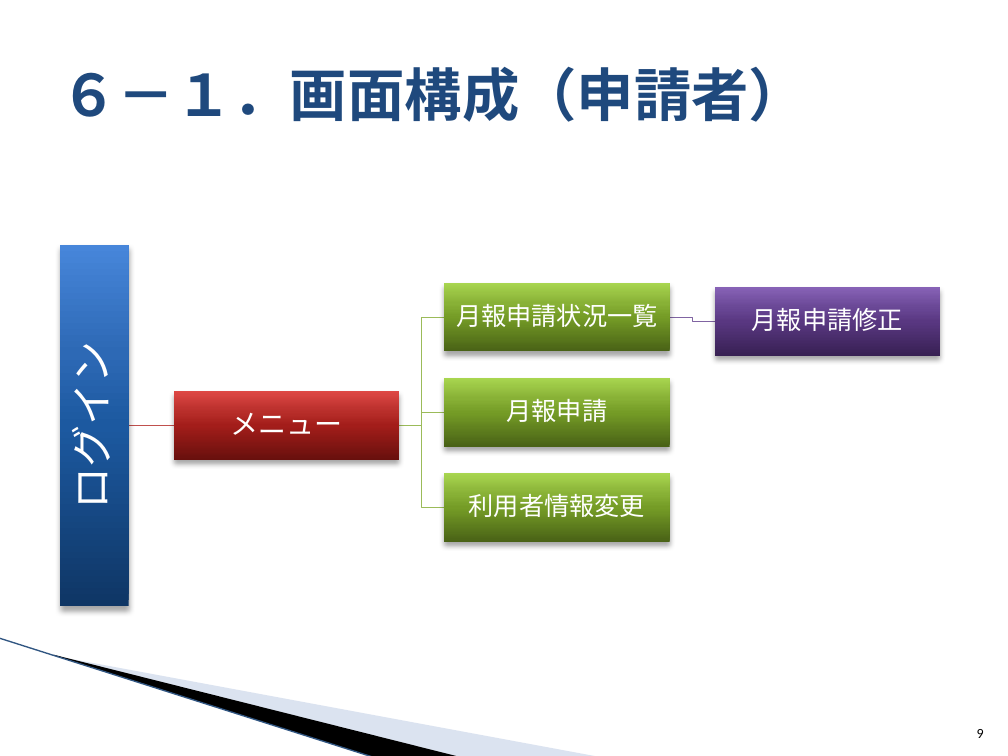
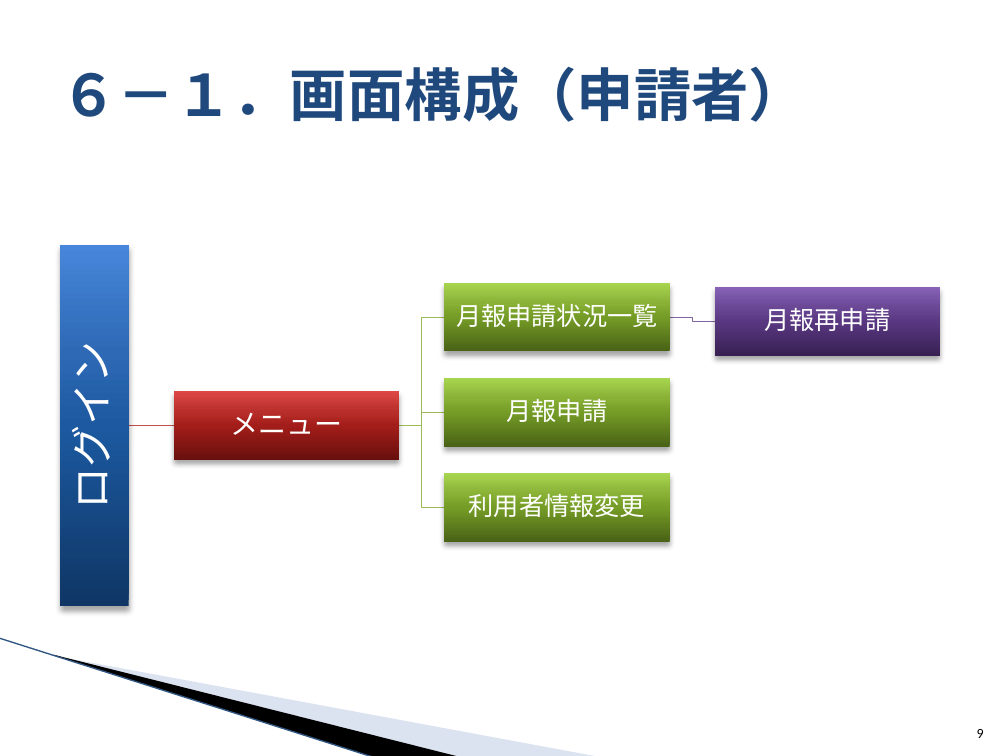
Before and after one commit to around7days/AppFreeMemo, a slide deck: slide 9 of 設計書/00_提案/1_月報管理システム 提案資料.pptx. Drawn at 1008x756 pixels with LibreOffice and Linux fonts; fonts in the diff are those of the drawing; background and template pictures are left out. Boxes give left, top, right and bottom in pixels: in the first picture for what was removed or moved away, otherwise in the second. Text is boxed around its words. In the diff, an @@ line names an element or a change of style, - is before the commit and + after.

```diff
--- a/設計書/00_提案/1_月報管理システム 提案資料.pptx
+++ b/設計書/00_提案/1_月報管理システム 提案資料.pptx
@@ text at box(764, 308, 890, 331): text changed @@
-月報申請修正
+月報再申請
```
Also in this commit, not shown: 2 other slides changed, 8 other files.
